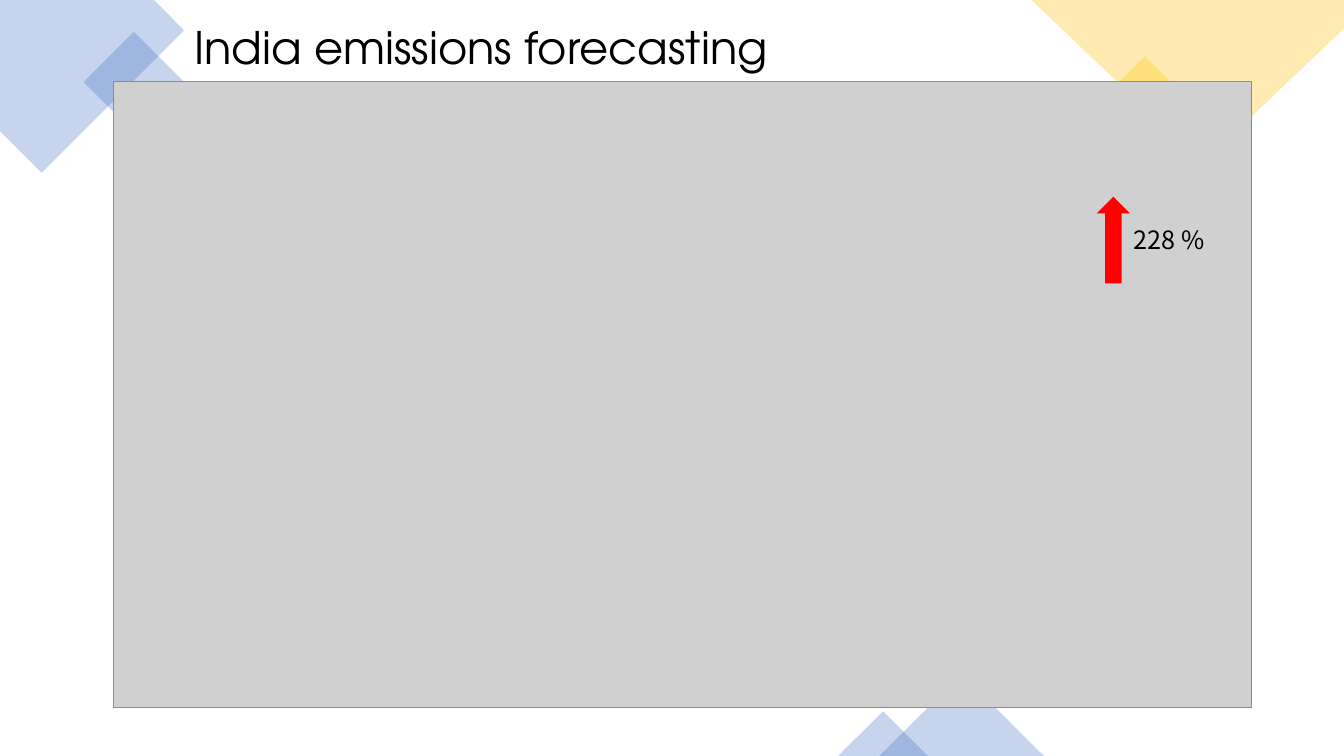
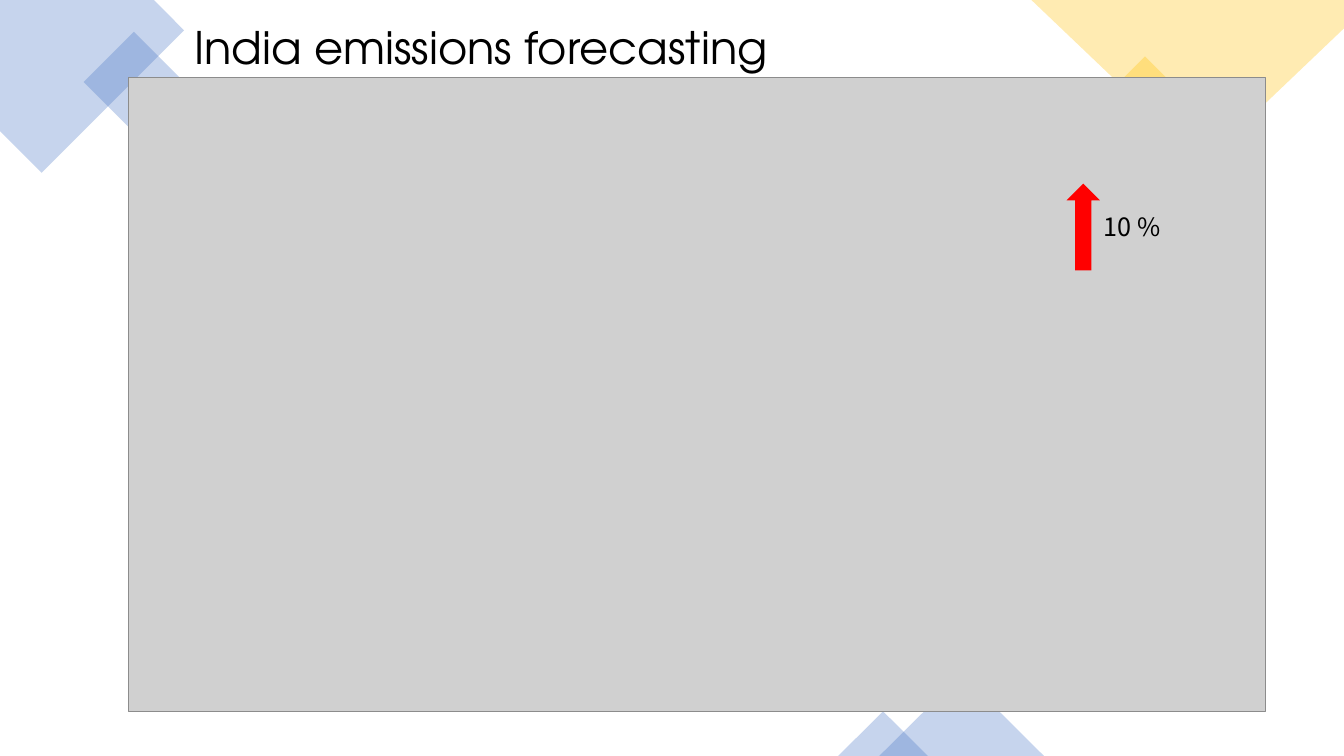
Before and after one commit to danilogiarlini/Global-CO2-Emission-Forecasting, a slide deck: slide 12 of Visualization/GlobalCO2Emission.pptx. Drawn at 1344x756 pixels with LibreOffice and Linux fonts; fonts in the diff are those of the drawing; grey boxes stand for pictures. Boxes give left, top, right and bottom in pixels: in the first picture for what was removed or moved away, otherwise in the second. Text is boxed around its words. In the diff, an @@ line names an element or a change of style, - is before the commit and + after.

```diff
--- a/Visualization/GlobalCO2Emission.pptx
+++ b/Visualization/GlobalCO2Emission.pptx
@@ picture: place and size @@
-picture at bbox=[114, 82, 1252, 708]
+picture at bbox=[128, 78, 1265, 711]
@@ up arrow: place and size @@
-up arrow at bbox=[1099, 198, 1129, 282]
+up arrow at bbox=[1069, 185, 1099, 269]
@@ text at bbox=[1104, 217, 1132, 237]: text changed @@
-228 %
+10 %
```
Also in this commit, not shown: 2 other slides changed, 3 other files.
